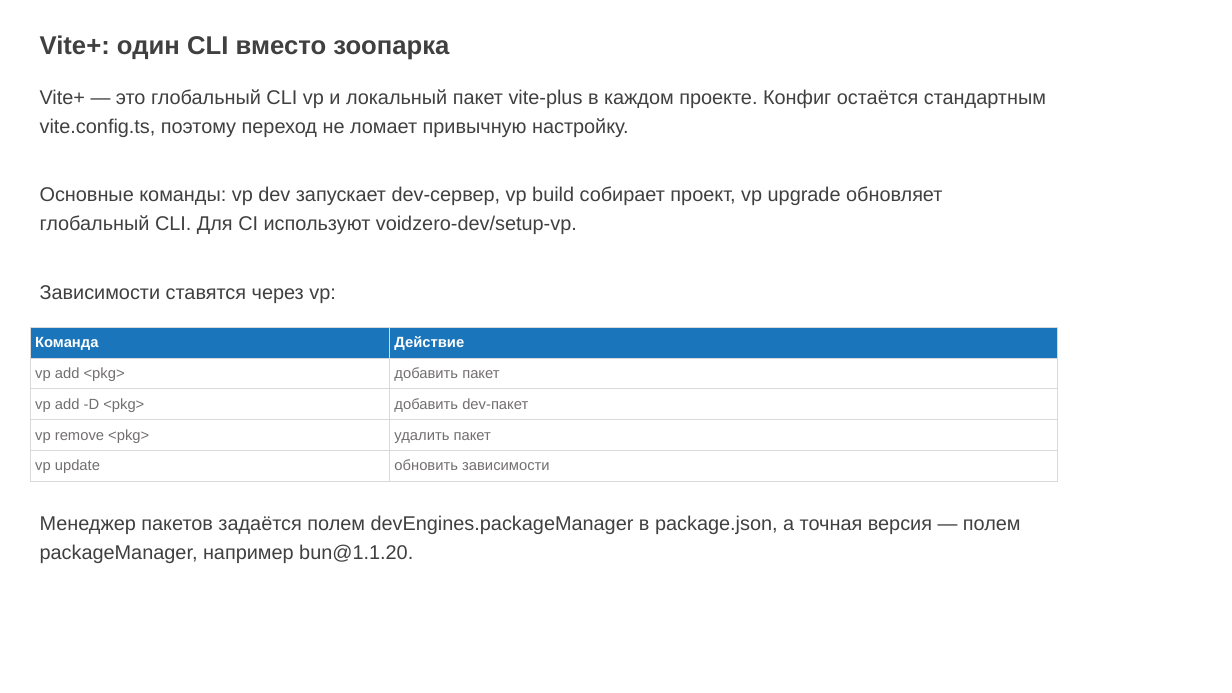
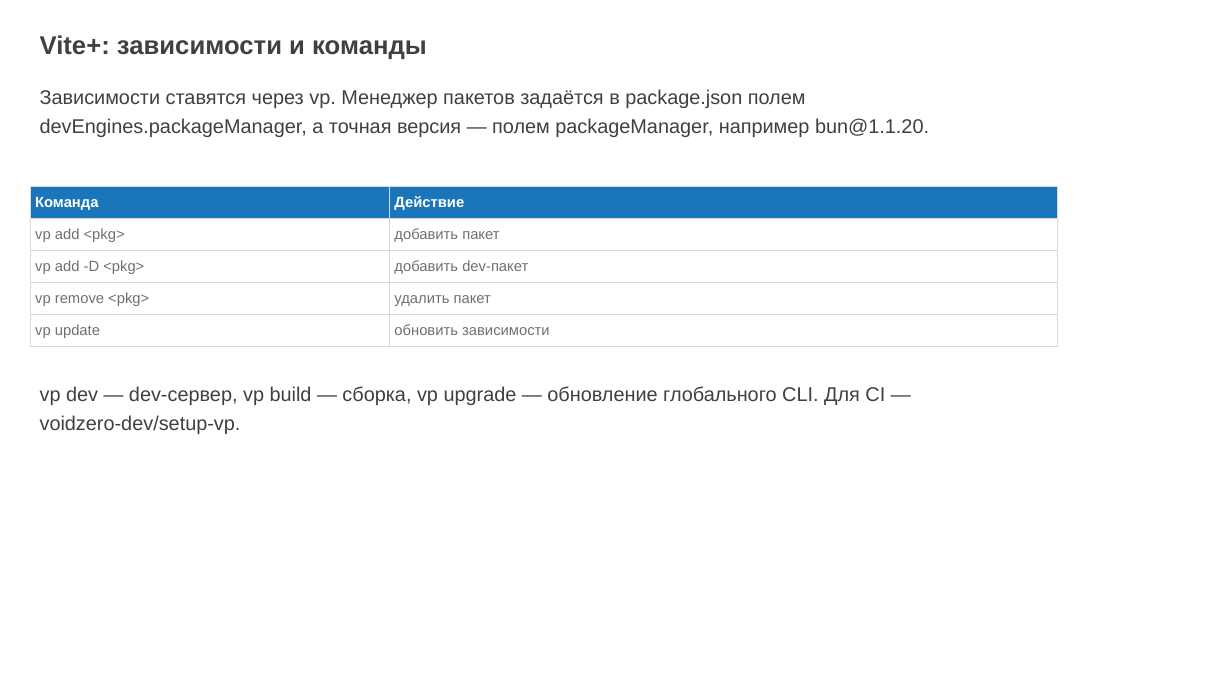
Before and after one commit to ErnandesDaniel/mephi-higher-engineering-school-lectures, a slide deck: slide 18 of lecture-1/modern-frontend-tooling.pptx (slide 17 before the commit). Drawn at 1232x693 pixels with LibreOffice and Linux fonts; fonts in the diff are those of the drawing; background and template pictures are left out. Boxes give left, top, right and bottom in pixels: in the first picture for what was removed or moved away, otherwise in the second. Text is boxed around its words. In the diff, an @@ line names an element or a change of style, - is before the commit and + after.

Commit message:
refactor: add config examples and expand Vite+/Oxc explanations

```diff
--- a/lecture-1/modern-frontend-tooling.pptx
+++ b/lecture-1/modern-frontend-tooling.pptx
@@ text at (40, 35, 427, 59): text changed @@
-Vite+: один CLI вместо зоопарка
+Vite+: зависимости и команды
@@ text at (40, 89, 929, 137): text changed @@
-Менеджер пакетов задаётся полем devEngines.packageManager в package.json, а точная версия — полем packageManager, например bun@1.1.20.
+Зависимости ставятся через vp. Менеджер пакетов задаётся в package.json полем devEngines.packageManager, а точная версия — полем packageManager, например bun@1.1.20.
@@ text removed at (40, 89, 1046, 303) @@
-Vite+ — это глобальный CLI vp и локальный пакет vite-plus в каждом проекте. Конфиг остаётся стандартным vite.config.ts, поэтому переход не ломает привычную настройку.
-Основные команды: vp dev запускает dev-сервер, vp build собирает проект, vp upgrade обновляет глобальный CLI. Для CI используют voidzero-dev/setup-vp.
-Зависимости ставятся через vp:
@@ table: place and size @@
-table at (30, 327, 1057, 482)
+table at (30, 186, 1057, 347)
@@ text added at (40, 386, 885, 434), 15.5 pt, text #404040 @@
+vp dev — dev-сервер, vp build — сборка, vp upgrade — обновление глобального CLI. Для CI — voidzero-dev/setup-vp.
```
Also in this commit, not shown: 8 other slides changed, 5 slides added, 3 slides removed, 1 other file.
